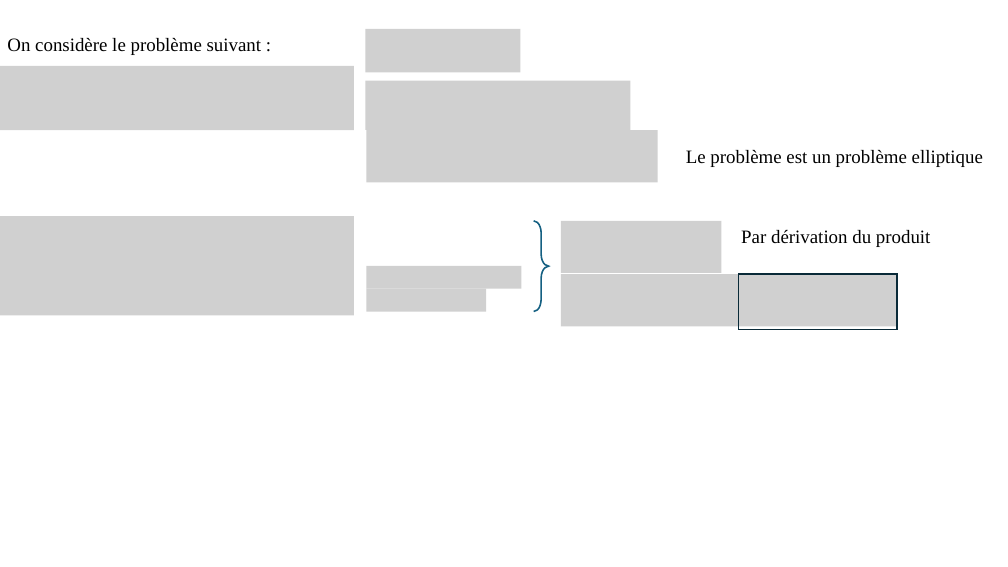
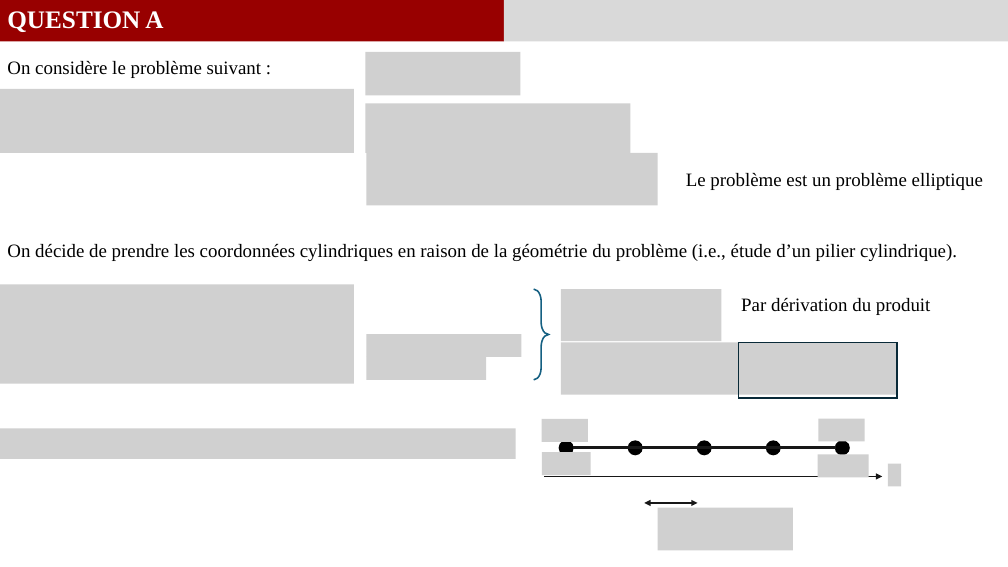
Before and after one commit to GauthierBRUNEL/MEC8211_devoir_2, a slide deck: slide 2 of doc/Rapport_Devoir1.pptx. Drawn at 1008x567 pixels with LibreOffice and Linux fonts; fonts in the diff are those of the drawing; grey boxes stand for pictures. Boxes give left, top, right and bottom in pixels: in the first picture for what was removed or moved away, otherwise in the second. Text is boxed around its words. In the diff, an @@ line names an element or a change of style, - is before the commit and + after.

```diff
--- a/doc/Rapport_Devoir1.pptx
+++ b/doc/Rapport_Devoir1.pptx
@@ rectangle added at (0,0,504,42), fill #980000 @@
@@ text added at (7,11,163,32), 24 pt, text #FFFFFF, bold @@
+QUESTION A
@@ rectangle added at (504,0,1008,42), fill #D9D9D9 @@
@@ 3 pictures, 2 texts: place and size @@
-3 pictures, 2 texts at (7,29,983,182)
+3 pictures, 2 texts at (7,52,983,205)
@@ picture: place and size @@
-picture at (0,66,354,130)
+picture at (0,88,354,153)
@@ picture removed at (0,216,354,315) @@
@@ picture removed at (561,221,721,273) @@
@@ text added at (7,244,957,261), 18 pt, text #000000 @@
+On décide de prendre les coordonnées cylindriques en raison de la géométrie du problème (i.e., étude d’un pilier cylindrique).
@@ picture removed at (367,266,522,289) @@
@@ picture added at (0,284,354,383) @@
@@ picture removed at (367,289,487,312) @@
@@ picture removed at (561,274,898,327) @@
@@ picture added at (561,289,721,341) @@
@@ picture added at (367,334,522,357) @@
@@ picture added at (367,357,487,380) @@
@@ picture added at (561,343,898,395) @@
@@ 1 text, 1 right brace, 1 rectangle: place and size @@
-1 text, 1 right brace, 1 rectangle at (534,221,931,330)
+1 text, 1 right brace, 1 rectangle at (534,289,931,398)
@@ picture added at (542,419,588,442) @@
@@ picture added at (819,419,865,442) @@
@@ picture added at (0,429,516,459) @@
@@ ellipse added at (560,442,573,455), fill #000000, outline #000000 1.5 pt @@
@@ line added from (573, 448) to (836, 448), #171717 3 pt @@
@@ ellipse added at (628,442,642,455), fill #000000, outline #000000 1.5 pt @@
@@ ellipse added at (698,442,712,455), fill #000000, outline #000000 1.5 pt @@
@@ ellipse added at (767,442,780,455), fill #000000, outline #000000 1.5 pt @@
@@ ellipse added at (836,442,849,455), fill #000000, outline #000000 1.5 pt @@
@@ picture added at (542,452,591,475) @@
@@ arrow added from (544, 476) to (882, 476), #171717 1.5 pt @@
@@ picture added at (818,454,869,477) @@
@@ picture added at (888,464,901,486) @@
@@ double arrow added from (644, 503) to (698, 503), #171717 1.5 pt @@
@@ picture added at (658,508,793,551) @@
```
Also in this commit, not shown: 3 slides added, 3 slides removed.
